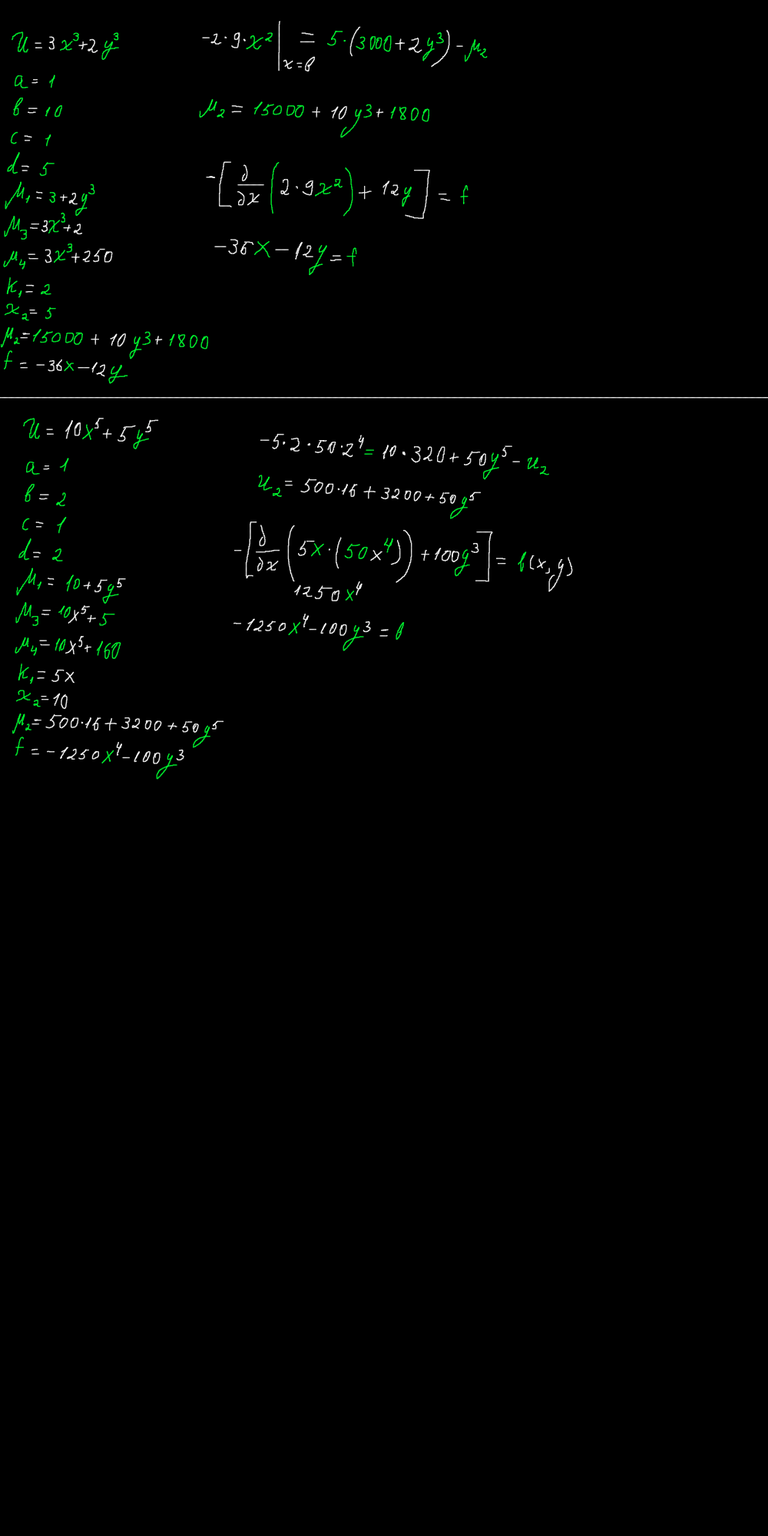
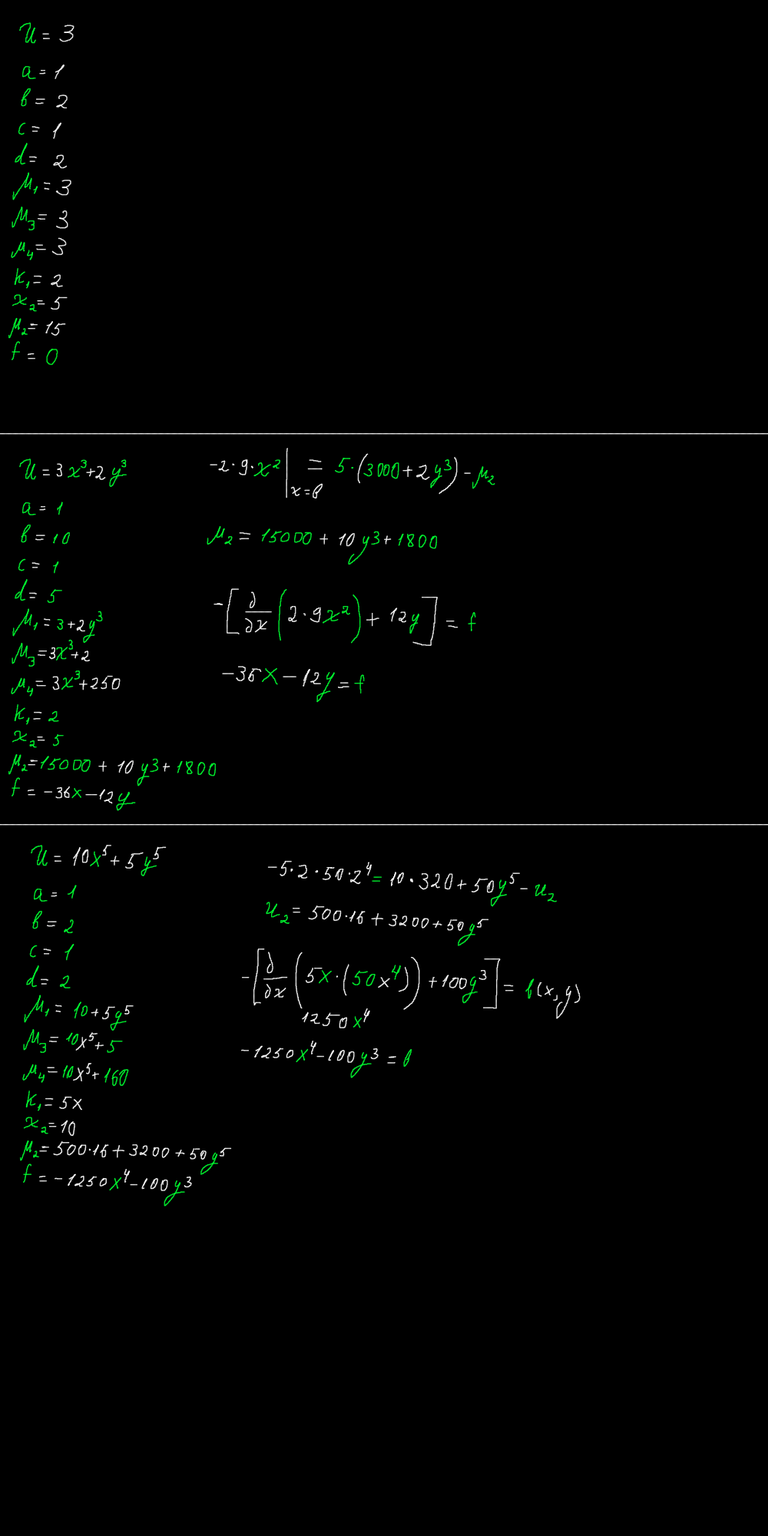
Layer changes from the first w=768, h=1536 image to the second:
removed layer "Paint Layer 2 (pasted)" over [0, 688, 246, 826]
painted on "Paint Layer 1" over [0, 20, 768, 1207]
